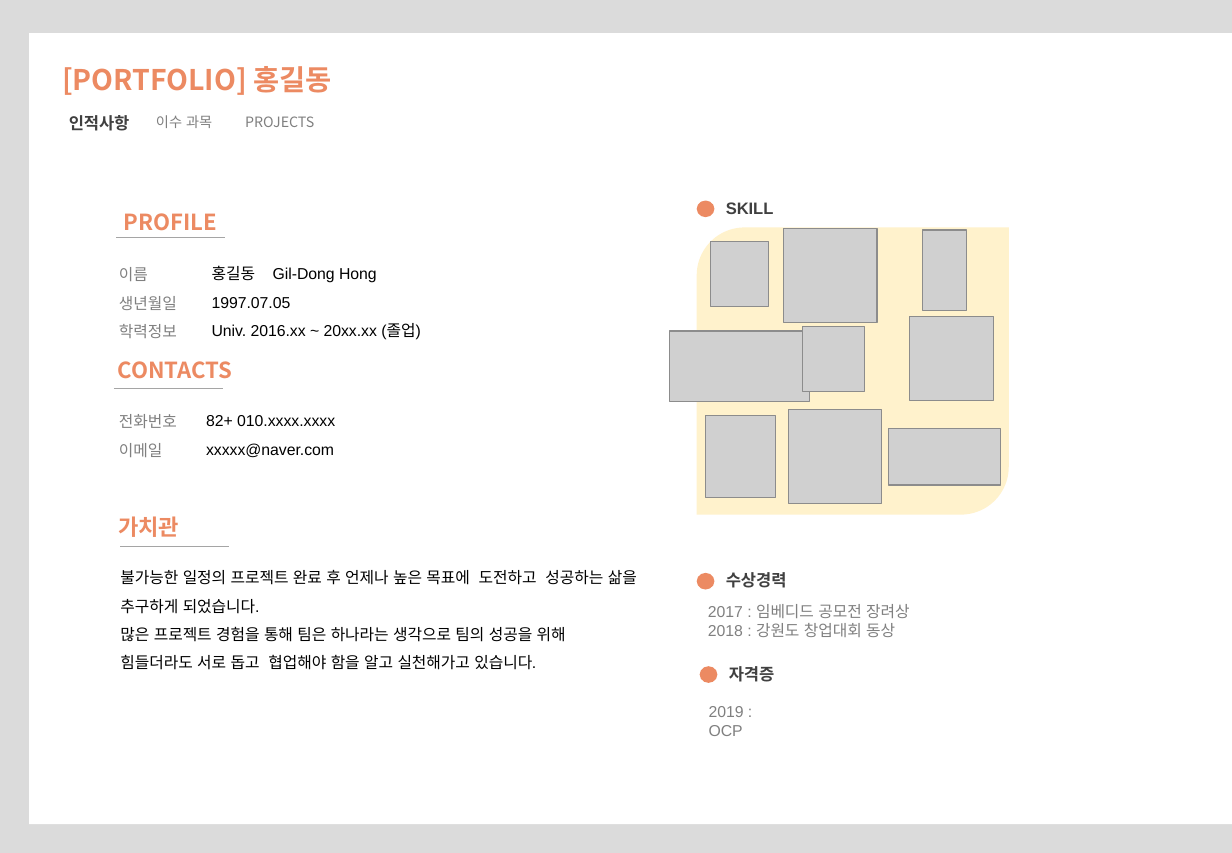
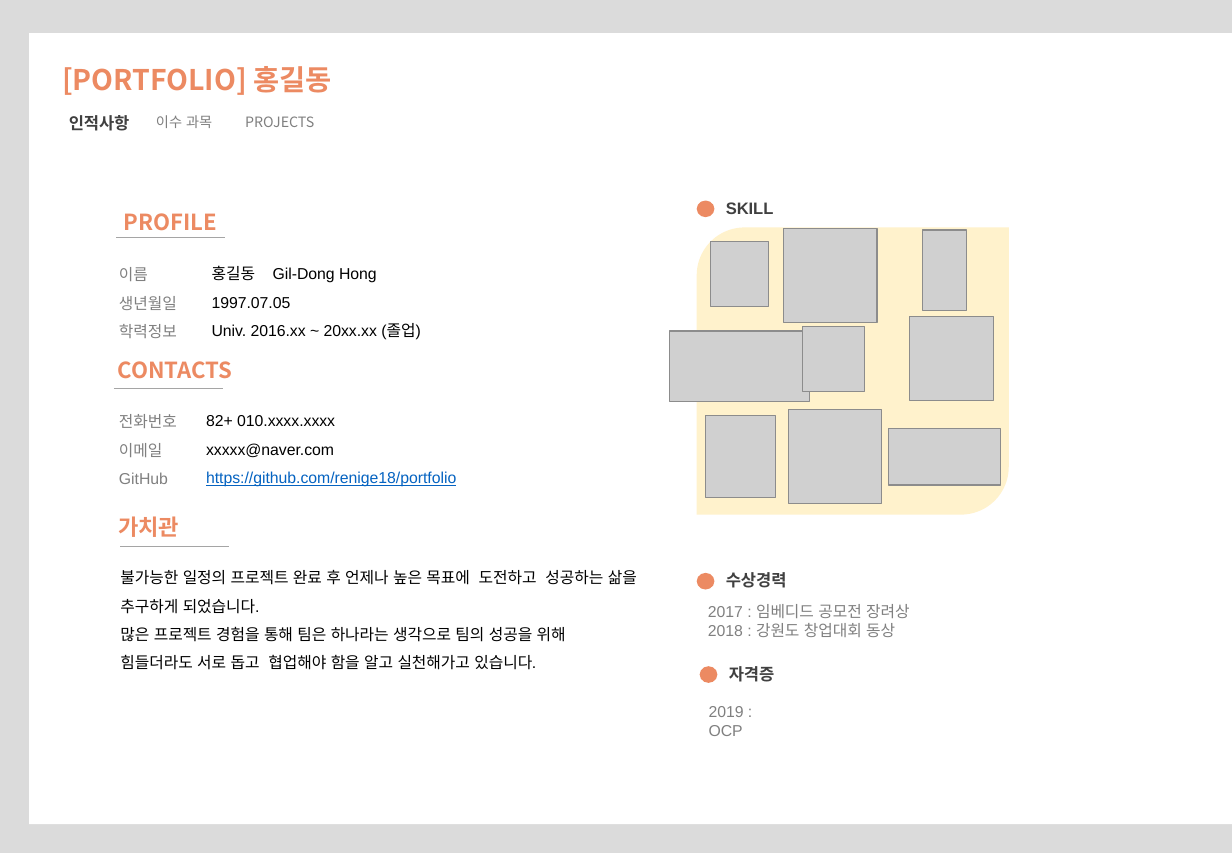
Before and after one commit to hwoo2814/2021_major_program, a slide deck: slide 2 of 5_portfolio/포트폴리오_예_github용.pptx. Drawn at 1232x853 pixels with LibreOffice and Linux fonts; fonts in the diff are those of the drawing; grey boxes stand for pictures. Boxes give left, top, right and bottom in pixels: in the first picture for what was removed or moved away, otherwise in the second. Text is boxed around its words. In the diff, an @@ line names an element or a change of style, - is before the commit and + after.

```diff
--- a/5_portfolio/포트폴리오_예_github용.pptx
+++ b/5_portfolio/포트폴리오_예_github용.pptx
@@ text at bbox=[119, 472, 168, 484]: paragraph added @@
+GitHub
@@ text at bbox=[206, 471, 456, 487]: paragraph added @@
+https://github.com/renige18/portfolio
```
Also in this commit, not shown: 2 other slides changed, 5 other files.
